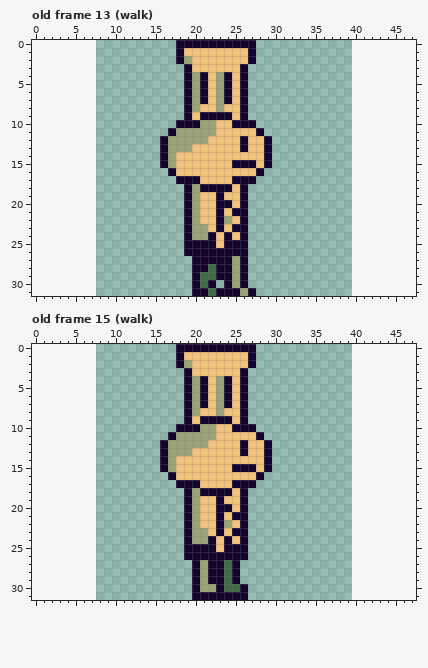
Pixel-art file, stored at art/characters/lechef.aseprite. Above: the version before the commit.
32x32 pixels, 48 frames. Shown: old frame 13 (walk), old frame 15 (walk). The old version is drawn lined up with the new one, on the new canvas. The commit also changed other frames, which this record leaves out.
New version:
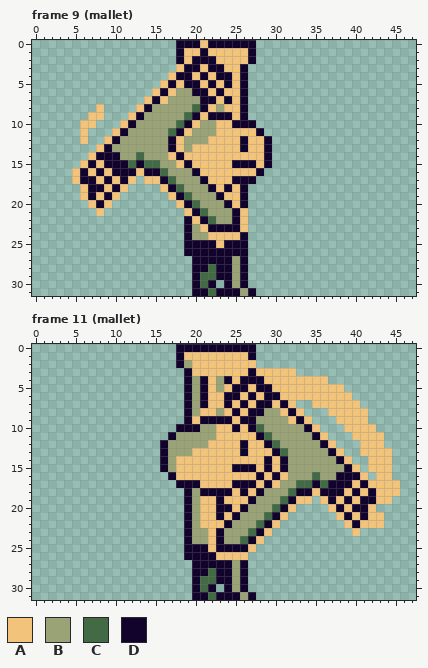
Palette (. is transparent): A #f2c37b  B #99a376  C #426a45  D #11032c
Difference:
canvas 32x32 -> 48x32, the old top-left corner now at 8,0
frames 48 -> 24
Frame 9 (mallet) against old frame 13 (walk):
y 0: x 21 D -> A
y 1: x 21 A -> D
y 2: x 19..22 BAAA -> ADDD
y 3: x 18 . -> A; x 20 A -> D; x 22..23 AA -> DD
y 4: x 17..18 .. -> AD; x 20 B -> A; x 23 B -> D
y 5: x 16..18 ... -> ADA; x 20..23 BDAB -> DADA
y 6: x 15..20 ....DB -> ADABBD; x 23..24 BD -> DA
y 7: x 14..19 .....D -> ADABBB; x 22..23 AB -> DA
y 8: x 8 . -> A; x 13..21 ......DBA -> ADBBBBBCD
y 9: x 7..8 .. -> AA; x 12..21 .......DAD -> ADBBBBBCDA
y 10: x 6..7 .. -> AA; x 11..18 .......D -> ADBBBBBC; x 20 D -> A
y 11: x 6 . -> A; x 10..19 .......DBB -> ADBBBBBCDA
y 12: x 6 . -> A; x 9..18 .......DBB -> ADBBBBBBDA
y 13: x 8..18 ........DBB -> ADBBBBBBBDA
y 14: x 7..18 .........DBA -> ADDDBBCBBBAD
y 15: x 6..16 ..........D -> ADADDDCDCCB; x 19 A -> D
y 16: x 5..20 ............DAAA -> ADADADDDADDCBBBD
y 17: x 5..12 ........ -> ADDADADA; x 14..21 ....DDDA -> AADCBBBD
y 18: x 6..11 ...... -> ADDADA; x 16..19 ...D -> ADCB; x 21 D -> B; x 23 D -> A
y 19: x 6..10 ..... -> ADADA; x 17..19 ..D -> ADC; x 21..22 AA -> BB
y 20: x 7..9 ... -> ADA; x 18 . -> A; x 20..23 BAAD -> CBBB
y 21: x 8 . -> A; x 19..24 DBAADA -> ADCBBB; x 26 D -> A
y 22: x 20..23 BAAD -> ADCB; x 25..26 AD -> DA
y 23: x 21..22 BA -> AD; x 24 A -> D; x 26 D -> A
y 24: x 22 D -> A; x 24 D -> A
Frame 11 (mallet) against old frame 15 (walk):
y 2: x 27 D -> A
y 3: x 26..32 D...... -> ADAAAAA
y 4: x 27..36 .......... -> DDAAAAAAAA
y 5: x 24..25 DA -> AD; x 27..38 ............ -> ADDAAAAAAAAA
y 6: x 23 B -> A; x 25..39 AD............. -> DADADDAAAAAAAAA
y 7: x 23 B -> A; x 27..32 ...... -> ADDADA; x 35..40 ...... -> AAAAAA
y 8: x 25..33 AD....... -> DADDBBADA; x 37..41 ..... -> AAAAA
y 9: x 27..34 ........ -> DBBBBADA; x 38..41 .... -> AAAA
y 10: x 26 D -> A; x 28..35 ........ -> CBBBBBDA; x 39..42 .... -> AAAA
y 11: x 29..36 ........ -> CBBBBBDA; x 40..43 .... -> AAAA
y 12: x 30..37 ........ -> CBBBBBDA; x 41..43 ... -> AAA
y 13: x 29..38 D......... -> ADCBBBBBDA; x 41..44 .... -> AAAA
y 14: x 30..39 .......... -> ADBBBBBBDA; x 42..44 ... -> AAA
y 15: x 30..40 ........... -> ADBBBBBBBDA; x 42..44 ... -> AAA
y 16: x 29..41 ............. -> ADABBBCBBDDDA; x 43..44 .. -> AA
y 17: x 28..45 .................. -> ADABBCCDCDDDADAAAA
y 18: x 27..45 ................... -> ADBBBCDDADDDADADAAA
y 19: x 26..34 D........ -> ADBBBCDAA; x 36..44 ......... -> ADADADDAA
y 20: x 27..32 ...... -> BBBCDA; x 37..42 ...... -> ADADDA
y 21: x 26..31 D..... -> BBBCDA; x 38..43 ...... -> ADADAA
y 22: x 23..30 DBAD.... -> ADBBBCDA; x 39..43 ..... -> ADAAA
y 23: x 24..29 ADD... -> BBBCDA; x 40 . -> A
y 24: x 22..28 DADAD.. -> ADBBCDA
y 25: x 22..23 DA -> AD; x 27 . -> A
y 26: x 23..26 DDDD -> AAAA
y 27: x 21 B -> D; x 24..26 CD. -> DBD
y 28: x 21..22 BD -> DC; x 24..26 CD. -> DBD
y 29: x 21..22 BD -> CC; x 24..26 CD. -> DBD
y 30: x 21..25 BBDCC -> CD.DB
y 31: x 22 D -> C; x 26..27 D. -> BD
Boxes around the changes in both pictures, in picture pixels (x1, y1, x2, y2):
changed: (72, 40, 248, 240)
changed: (200, 360, 400, 600)
